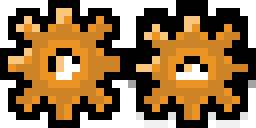
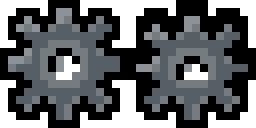
The second 256x128 image is a revision of the first. Changes to its layers:
painted on "Calque 3" over [8, 8, 256, 128]
renamed "Calque 2" to "Calque 4", hid it, painted on it over [8, 8, 256, 128]
